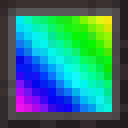
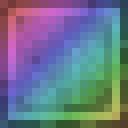
Layer changes from the first 128px x 128px image to the second:
renamed "Layer 2" to "Brightness/Contrast 1", moved it above "Black & White 1", painted on it, masked it over [0,0,128,128]
renamed "Layer 1" to "Layer 0", blend normal → multiply, painted on it over [0,0,128,128]
added layer "Rectangle 1" (multiply) over [0,0,128,128]
